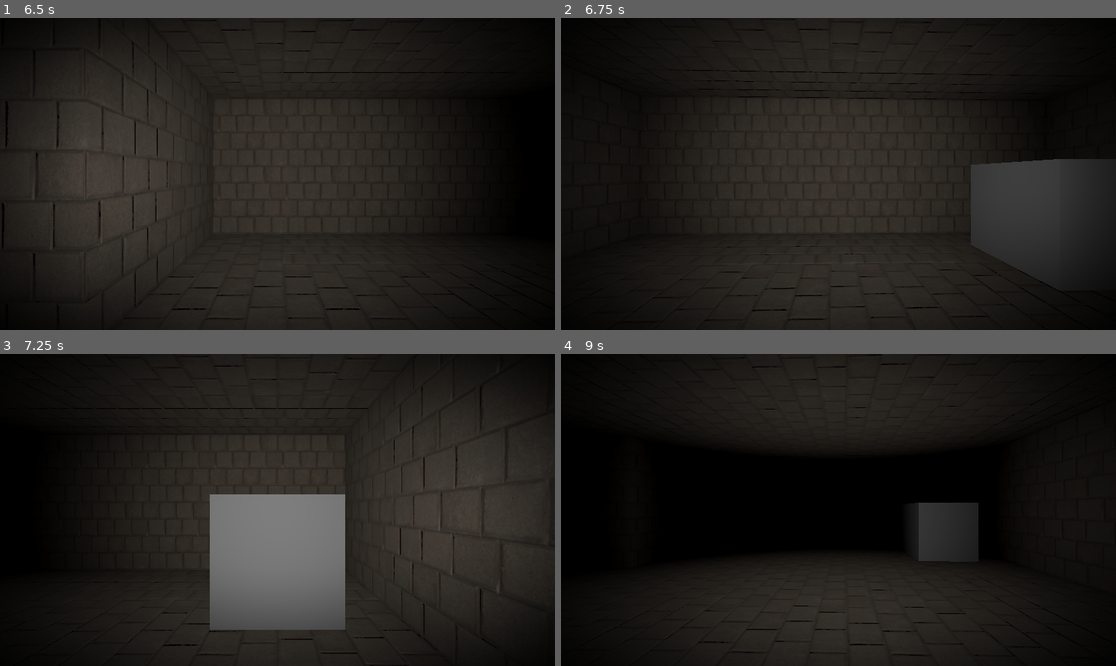
Above: before the commit, frames 1-4 (two rows, left to right).
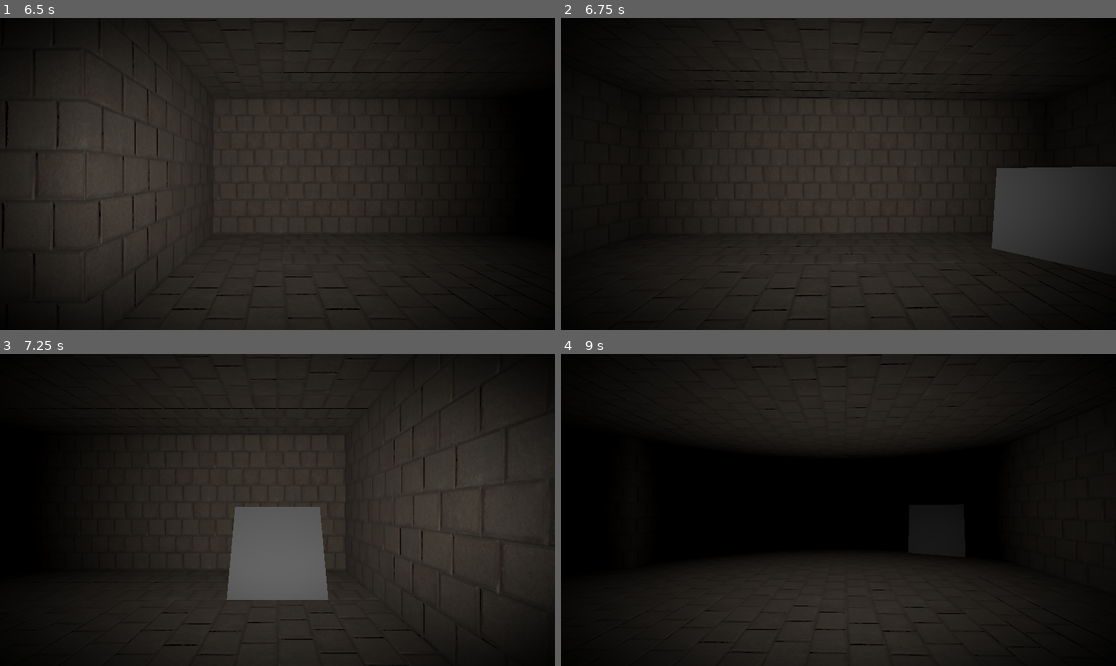
Above: after the commit, the same moments.

Repository: painttist/2023-04-04-Dungeon-Crawler-Jam
Game: Godot game, scene res://scenes/main.tscn
Same seed, same stepped clock (60 frames per second), same inputs: the game is played once before the commit and once after it. This scene is started directly instead of the project's main scene.
Inputs:
- Up to frame 1 (6.5 s): tap Enter at 0.5, 2.75, 5 s; hold W (forward, bound only before the commit) 0.53-2.03 s; tap Space at 2, 3.5 s; hold A (left, bound only before the commit) 2.03-3.53 s; hold S (backward, bound only before the commit) 3.53-4.28 s; hold D (right, bound only before the commit) 4.28-5.03 s; hold W (forward, bound only before the commit) 5.03-5.78 s; hold D (right, bound only before the commit) from 5.78 s (still down)
- Up to frame 2 (6.75 s): keep holding D (right, bound only before the commit)
- Up to frame 3 (7.25 s): keep holding D (right, bound only before the commit)
- Up to frame 4 (9 s): tap Space at 8 s; release D (right, bound only before the commit) at 8.03 s; hold S (backward, bound only before the commit) 8.03-8.78 s; hold A (left, bound only before the commit) from 8.78 s (still down)

Frame 1 is identical in both runs. In frame 2, 1.6% of the frame differs, in the area x 73-100%, y 45-85%; in frame 3, 7.6%, in the area x 37-63%, y 44-89%; in frame 4, 1.2%.

Commit message:
Player: refactored actions

Diff:
--- a/project.godot
+++ b/project.godot
@@ -18,32 +18,32 @@
 
 [input]
 
-forward={
+W={
 "deadzone": 0.5,
 "events": [Object(InputEventKey,"resource_local_to_scene":false,"resource_name":"","device":0,"window_id":0,"alt_pressed":false,"shift_pressed":false,"ctrl_pressed":false,"meta_pressed":false,"pressed":false,"keycode":0,"physical_keycode":87,"key_label":0,"unicode":0,"echo":false,"script":null)
 ]
 }
-backward={
+S={
 "deadzone": 0.5,
 "events": [Object(InputEventKey,"resource_local_to_scene":false,"resource_name":"","device":-1,"window_id":0,"alt_pressed":false,"shift_pressed":false,"ctrl_pressed":false,"meta_pressed":false,"pressed":false,"keycode":0,"physical_keycode":83,"key_label":0,"unicode":115,"echo":false,"script":null)
 ]
 }
-left={
+A={
 "deadzone": 0.5,
 "events": [Object(InputEventKey,"resource_local_to_scene":false,"resource_name":"","device":-1,"window_id":0,"alt_pressed":false,"shift_pressed":false,"ctrl_pressed":false,"meta_pressed":false,"pressed":false,"keycode":0,"physical_keycode":65,"key_label":0,"unicode":97,"echo":false,"script":null)
 ]
 }
-right={
+D={
 "deadzone": 0.5,
 "events": [Object(InputEventKey,"resource_local_to_scene":false,"resource_name":"","device":-1,"window_id":0,"alt_pressed":false,"shift_pressed":false,"ctrl_pressed":false,"meta_pressed":false,"pressed":false,"keycode":0,"physical_keycode":68,"key_label":0,"unicode":100,"echo":false,"script":null)
 ]
 }
-turn-left={
+Q={
 "deadzone": 0.5,
 "events": [Object(InputEventKey,"resource_local_to_scene":false,"resource_name":"","device":-1,"window_id":0,"alt_pressed":false,"shift_pressed":false,"ctrl_pressed":false,"meta_pressed":false,"pressed":false,"keycode":0,"physical_keycode":81,"key_label":0,"unicode":113,"echo":false,"script":null)
 ]
 }
-turn-right={
+E={
 "deadzone": 0.5,
 "events": [Object(InputEventKey,"resource_local_to_scene":false,"resource_name":"","device":-1,"window_id":0,"alt_pressed":false,"shift_pressed":false,"ctrl_pressed":false,"meta_pressed":false,"pressed":false,"keycode":0,"physical_keycode":69,"key_label":0,"unicode":101,"echo":false,"script":null)
 ]
--- a/scenes/level.tscn
+++ b/scenes/level.tscn
@@ -9,4 +9,4 @@
 data = {
 "cells": PackedInt32Array(65533, 65535, 2, 65534, 65535, 2, 65535, 65535, 2, 0, 65535, 2, 1, 65535, 2, 2, 65535, 2, 2,  …(861 unchanged characters)…
 }
-metadata/_editor_floor_ = Vector3(0, 0, 0)
+metadata/_editor_floor_ = Vector3(0, 2, 0)
--- a/scenes/main.tscn
+++ b/scenes/main.tscn
@@ -1,8 +1,9 @@
-[gd_scene load_steps=7 format=3 uid="uid://bh7phi4bayhm7"]
+[gd_scene load_steps=8 format=3 uid="uid://bh7phi4bayhm7"]
 
 [ext_resource type="PackedScene" uid="uid://bn16mxog0h06t" path="res://scenes/level.tscn" id="1_wxf7x"]
 [ext_resource type="PackedScene" uid="uid://ewui18jjcr1r" path="res://scenes/player.tscn" id="2_h8jw0"]
 [ext_resource type="Shader" path="res://shader/vignette.gdshader" id="3_xho3t"]
+[ext_resource type="Script" path="res://scripts/chest.gd" id="4_32v0m"]
 
 [sub_resource type="ShaderMaterial" id="ShaderMaterial_0gqbr"]
 shader = ExtResource("3_xho3t")
@@ -10,7 +11,8 @@
 shader_parameter/multiplier = 0.164
 shader_parameter/softness = 0.799
 
-[sub_resource type="BoxMesh" id="BoxMesh_x1itt"]
+[sub_resource type="PlaneMesh" id="PlaneMesh_4fuhf"]
+size = Vector2(1, 1)
 
 [sub_resource type="ConvexPolygonShape3D" id="ConvexPolygonShape3D_hd7j2"]
 points = PackedVector3Array(-0.5, -0.5, -0.5, 0.5, 0.5, 0.5, 0.5, -0.5, 0.5, 0.5, 0.5, -0.5, -0.5, 0.5, 0.5, 0.5, -0.5, -0.5, -0.5, -0.5, 0.5, -0.5, 0.5, -0.5)
@@ -39,10 +41,11 @@
 
 [node name="chest" type="StaticBody3D" parent="."]
 transform = Transform3D(1, 0, 0, 0, 1, 0, 0, 0, 1, 8, 0, -6)
+script = ExtResource("4_32v0m")
 
 [node name="MeshInstance3D" type="MeshInstance3D" parent="chest"]
-transform = Transform3D(1, 0, 0, 0, 1, 0, 0, 0, 1, 0, 0.5, 0)
-mesh = SubResource("BoxMesh_x1itt")
+transform = Transform3D(1, 0, 0, 0, -4.37114e-08, 1, 0, -1, -4.37114e-08, 0, 0.5, 0)
+mesh = SubResource("PlaneMesh_4fuhf")
 
 [node name="CollisionShape3D" type="CollisionShape3D" parent="chest"]
 transform = Transform3D(1, 0, 0, 0, 1, 0, 0, 0, 1, 0, 0.5, 0)
--- a/scenes/player.tscn
+++ b/scenes/player.tscn
@@ -1,23 +1,6 @@
 [gd_scene load_steps=7 format=3 uid="uid://ewui18jjcr1r"]
 
 [ext_resource type="Script" path="res://scripts/player.gd" id="1_uycx0"]
-
-[sub_resource type="Animation" id="Animation_6dngg"]
-resource_name = "head_bob"
-length = 0.3
-step = 0.025
-tracks/0/type = "value"
-tracks/0/imported = false
-tracks/0/enabled = true
-tracks/0/path = NodePath("Camera3D:position")
-tracks/0/interp = 2
-tracks/0/loop_wrap = true
-tracks/0/keys = {
-"times": PackedFloat32Array(0, 0.15, 0.3),
-"transitions": PackedFloat32Array(1, 2.24323, 1),
-"update": 0,
-"values": [Vector3(0, 0, 0), Vector3(0, 0.04, 0), Vector3(0, 0, 0)]
-}
 
 [sub_resource type="Animation" id="Animation_i5l0a"]
 length = 0.001
@@ -44,6 +27,23 @@
 "transitions": PackedFloat32Array(1),
 "update": 0,
 "values": [Vector3(0, 0, 0)]
+}
+
+[sub_resource type="Animation" id="Animation_6dngg"]
+resource_name = "head_bob"
+length = 0.3
+step = 0.025
+tracks/0/type = "value"
+tracks/0/imported = false
+tracks/0/enabled = true
+tracks/0/path = NodePath("Camera3D:position")
+tracks/0/interp = 2
+tracks/0/loop_wrap = true
+tracks/0/keys = {
+"times": PackedFloat32Array(0, 0.15, 0.3),
+"transitions": PackedFloat32Array(1, 2.24323, 1),
+"update": 0,
+"values": [Vector3(0, 0, 0), Vector3(0, 0.04, 0), Vector3(0, 0, 0)]
 }
 
 [sub_resource type="Animation" id="Animation_smdo2"]
--- /dev/null
+++ b/scripts/chest.gd
@@ -0,0 +1,6 @@
+extends StaticBody3D
+
+@onready var player = get_parent().get_node("player")
+
+func _physics_process(delta):
+	look_at(player.position)
--- a/scripts/player.gd
+++ b/scripts/player.gd
@@ -11,31 +11,59 @@
 
 var tween
 
+func move_forward() -> void:
+	if not ray_front.is_colliding():
+		tween = create_tween().set_trans(Tween.TRANS_QUAD).set_ease(Tween.EASE_OUT)
+		tween.tween_property(self, "transform", transform.translated_local(Vector3.FORWARD * 2), TWEEN_DURATION)
+		animation.play("head_bob")
+	else:
+		print_debug("touching ", ray_front.get_collider().name)
+
+func move_backward() -> void:
+	if not ray_back.is_colliding():
+		tween = create_tween().set_trans(Tween.TRANS_QUAD).set_ease(Tween.EASE_OUT)
+		tween.tween_property(self, "transform", transform.translated_local(Vector3.BACK * 2), TWEEN_DURATION)
+		animation.play("head_bob")
+
+func move_left() -> void:
+	if not ray_left.is_colliding():
+		tween = create_tween().set_trans(Tween.TRANS_QUAD).set_ease(Tween.EASE_OUT)
+		tween.tween_property(self, "transform", transform.translated_local(Vector3.LEFT * 2), TWEEN_DURATION)
+		animation.play("head_tilt_left")
+
+func move_right() -> void:
+	if not ray_right.is_colliding():
+		tween = create_tween().set_trans(Tween.TRANS_QUAD).set_ease(Tween.EASE_OUT)
+		tween.tween_property(self, "transform", transform.translated_local(Vector3.RIGHT * 2), TWEEN_DURATION)
+		animation.play("head_tilt_right")
+
+func turn_right() -> void:
+	tween = create_tween().set_trans(Tween.TRANS_CUBIC).set_ease(Tween.EASE_IN_OUT)
+	tween.tween_property(self, "transform", transform.rotated_local(Vector3.UP, -PI/2), TWEEN_DURATION)
+
+func turn_left() -> void:
+	tween = create_tween().set_trans(Tween.TRANS_CUBIC).set_ease(Tween.EASE_IN_OUT)
+	tween.tween_property(self, "transform", transform.rotated_local(Vector3.UP, PI/2), TWEEN_DURATION)
+
 func _physics_process(_delta):
 	if tween is Tween:
 		if tween.is_running():
 			return
-	if Input.is_action_pressed("forward") and not ray_front.is_colliding():
-		tween = create_tween().set_trans(Tween.TRANS_QUAD).set_ease(Tween.EASE_OUT)
-		tween.tween_property(self, "transform", transform.translated_local(Vector3.FORWARD * 2), TWEEN_DURATION)
-		animation.play("head_bob")
-	elif Input.is_action_pressed("forward"):
-		print_debug("touching ", ray_front.get_collider().name)
-	if Input.is_action_pressed("backward") and not ray_back.is_colliding():
-		tween = create_tween().set_trans(Tween.TRANS_QUAD).set_ease(Tween.EASE_OUT)
-		tween.tween_property(self, "transform", transform.translated_local(Vector3.BACK * 2), TWEEN_DURATION)
-		animation.play("head_bob")
-	if Input.is_action_pressed("left") and not ray_left.is_colliding():
-		tween = create_tween().set_trans(Tween.TRANS_QUAD).set_ease(Tween.EASE_OUT)
-		tween.tween_property(self, "transform", transform.translated_local(Vector3.LEFT * 2), TWEEN_DURATION)
-		animation.play("head_tilt_left")
-	if Input.is_action_pressed("right") and not ray_right.is_colliding():
-		tween = create_tween().set_trans(Tween.TRANS_QUAD).set_ease(Tween.EASE_OUT)
-		tween.tween_property(self, "transform", transform.translated_local(Vector3.RIGHT * 2), TWEEN_DURATION)
-		animation.play("head_tilt_right")
-	if Input.is_action_pressed("turn-left"):
-		tween = create_tween().set_trans(Tween.TRANS_CUBIC).set_ease(Tween.EASE_IN_OUT)
-		tween.tween_property(self, "transform", transform.rotated_local(Vector3.UP, PI/2), TWEEN_DURATION)
-	if Input.is_action_pressed("turn-right"):
-		tween = create_tween().set_trans(Tween.TRANS_CUBIC).set_ease(Tween.EASE_IN_OUT)
-		tween.tween_property(self, "transform", transform.rotated_local(Vector3.UP, -PI/2), TWEEN_DURATION)
+	if Input.is_action_pressed("W"):
+		move_forward()
+		return
+	if Input.is_action_pressed("S"):
+		move_backward()
+		return
+	if Input.is_action_pressed("A"):
+		move_left()
+		return
+	if Input.is_action_pressed("D"):
+		move_right()
+		return
+	if Input.is_action_pressed("Q"):
+		turn_left()
+		return
+	if Input.is_action_pressed("E"):
+		turn_right()
+		return
Not shown: 1 places in scenes/level.tscn that only renumber resources
Not shown: 6 places in tileset.tres that only renumber resources
